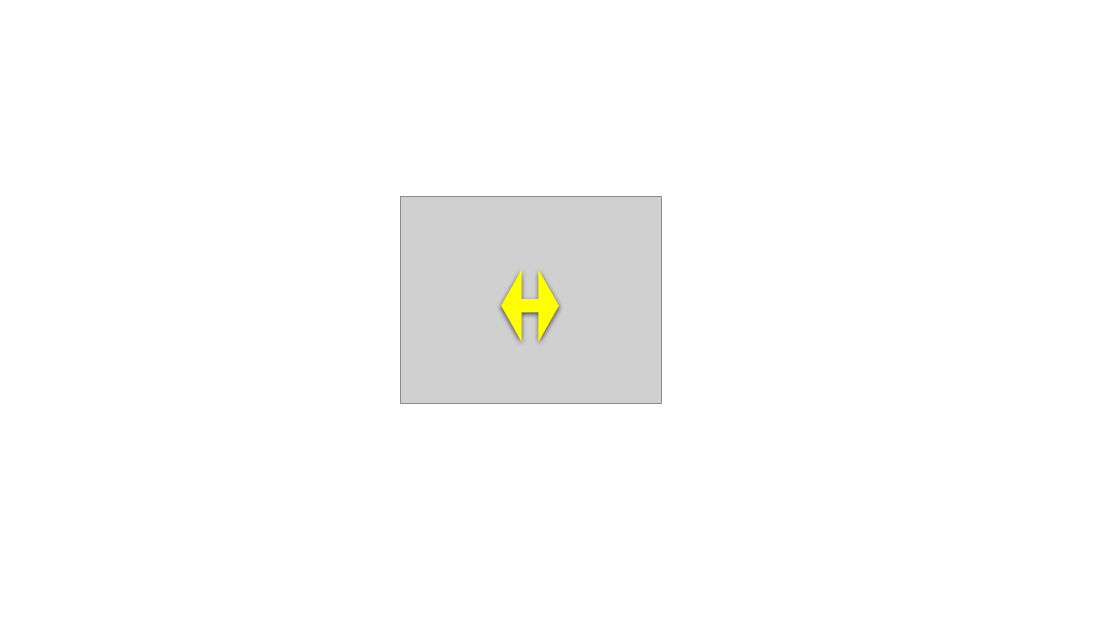
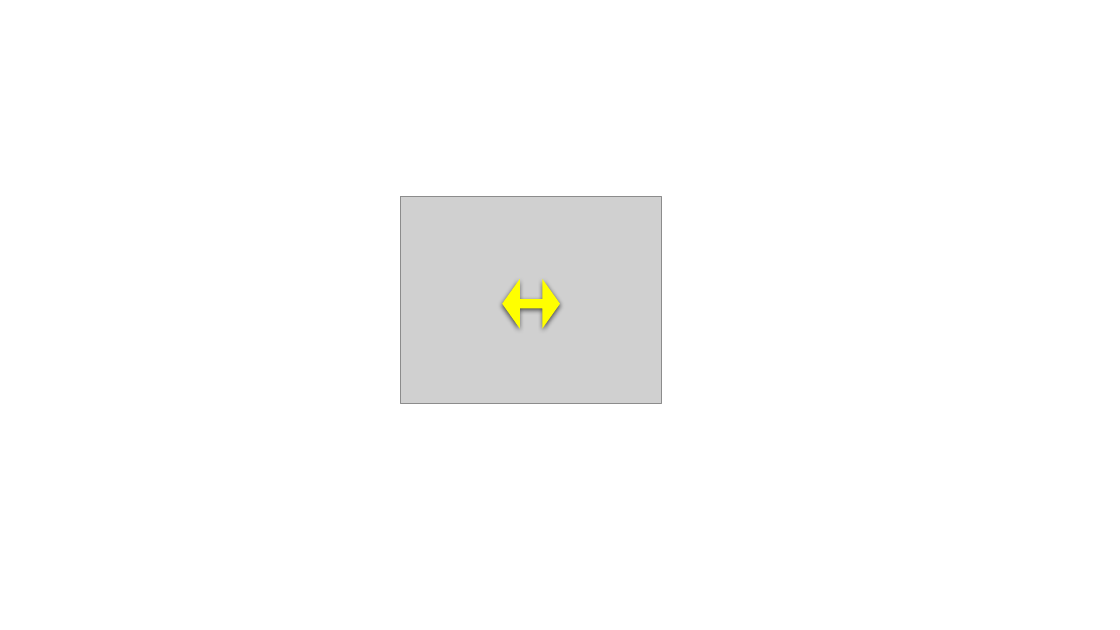
Before and after one commit to paulelong/Rivers, a slide deck: slide 18 of Art/SpellImageWork.pptx (slide 17 before the commit). Drawn at 1120x630 pixels with LibreOffice and Linux fonts; fonts in the diff are those of the drawing; grey boxes stand for pictures. Boxes give left, top, right and bottom in pixels: in the first picture for what was removed or moved away, otherwise in the second. Text is boxed around its words. In the diff, an @@ line names an element or a change of style, - is before the commit and + after.

```diff
--- a/Art/SpellImageWork.pptx
+++ b/Art/SpellImageWork.pptx
@@ left right arrow: place and size @@
-left right arrow at (502, 270, 560, 342)
+left right arrow at (502, 279, 560, 329)
```
Also in this commit, not shown: 4 other slides changed, 3 slides added, 2 slides removed, 5 other files.
